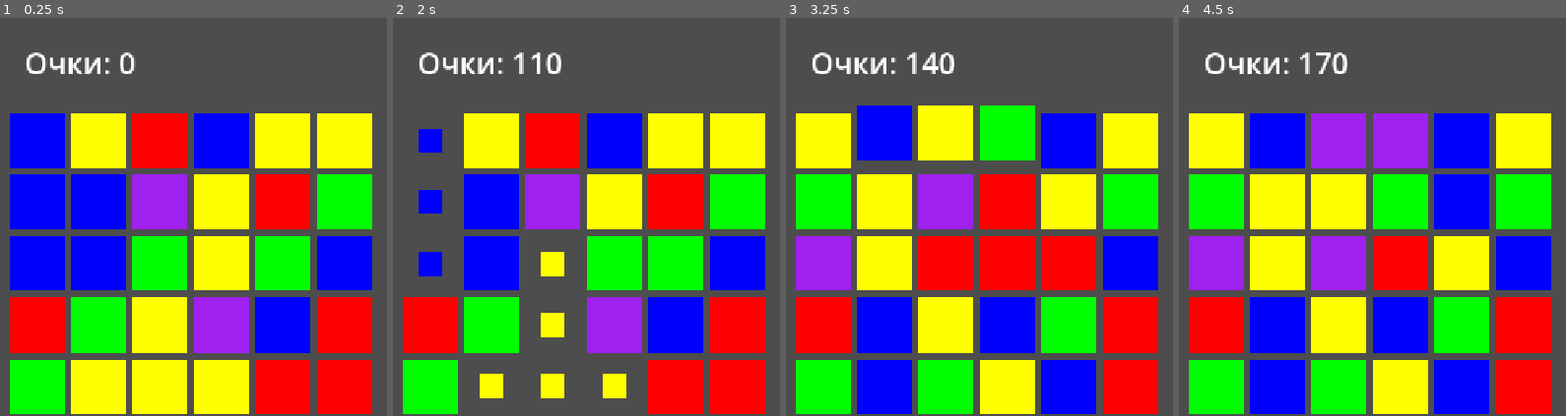
Above: before the commit, frames 1-4 (left to right).
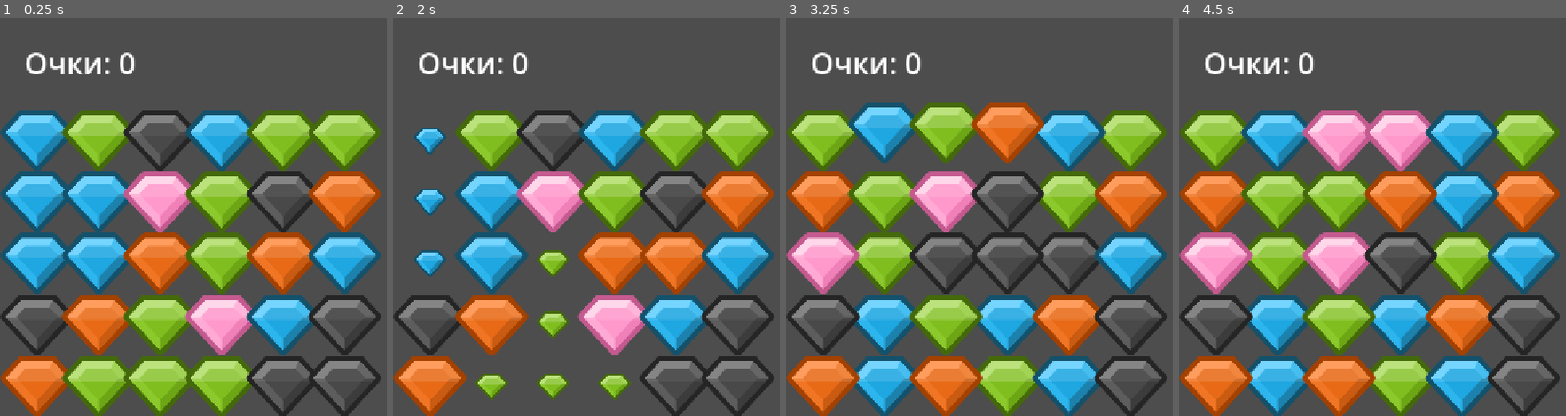
Above: after the commit, the same moments.

Repository: Smolenskiy17/match-farm
Game: Godot game, scene res://scenes/main.tscn
Same seed, same stepped clock (60 frames per second), same inputs: the game is played once before the commit and once after it.
Inputs (mouse positions are in pixels of both pictures, inside the frame that each line leads up to):
- Up to frame 1 (0.25 s): no input
- Up to frame 2 (2 s): tap Enter at 0.5 s; move the mouse to (outside the picture) at 0.52 s; click (outside the picture) at 0.67 s; tap Space at 1.25 s; drag from (629, 236) to (431, 141) at 1.27 s
- Up to frame 3 (3.25 s): move the mouse to (outside the picture) at 2.02 s; click (outside the picture) at 2.17 s; drag from (1142, 296) to (944, 388) at 2.77 s
- Up to frame 4 (4.5 s): move the mouse to (outside the picture) at 3.52 s; click (outside the picture) at 3.67 s; tap Enter at 4.25 s; drag from (1337, 157) to (1461, 264) at 4.27 s

The runs differ from the first frame. In frame 1, 64% of the frame differs, in the area x 0-99%, y 23-100%; in frame 2, 51%; in frame 3, 65%, in the area x 0-99%, y 8-100%; in frame 4, 65%.

Commit message:
Weekend 3: sprites, sounds, particles, result screen, GameData

Diff:
--- a/scenes/board.gd
+++ b/scenes/board.gd
@@ -5,7 +5,8 @@
 const BOARD_OFFSET := Vector2(60, 200)
 
 const TILE_SCENE = preload("res://scenes/Tile.tscn")
-
+@onready var match_sound: AudioStreamPlayer = $MatchSound
+@onready var swap_sound: AudioStreamPlayer = $SwapSound
 var grid: Array = []
 
 var selected_tile: Tile = null
@@ -95,6 +96,8 @@
 	tween.tween_property(a, "position", _grid_to_pixel(to), 0.15)
 	tween.tween_property(b, "position", _grid_to_pixel(from), 0.15)
 	await tween.finished
+
+	swap_sound.play()
 
 	if _has_match_at(from) or _has_match_at(to):
 		await _resolve_matches()
@@ -150,7 +153,7 @@
 	# Считаем очки (10 за фишку)
 	score += to_remove.size() * 10
 	print("Очки: ", score)
-
+	match_sound.play()
 	# Анимация удаления
 	for tile in to_remove:
 		var tween := create_tween()
--- a/scenes/board.tscn
+++ b/scenes/board.tscn
@@ -1,6 +1,14 @@
 [gd_scene format=3 uid="uid://c7w01lsqbl1gh"]
 
 [ext_resource type="Script" uid="uid://s1oadurs02cf" path="res://scenes/board.gd" id="1_bw3vb"]
+[ext_resource type="AudioStream" uid="uid://cba2mwx0rd6je" path="res://assets/sounds/match.wav" id="2_nglv8"]
+[ext_resource type="AudioStream" uid="uid://dyqmybuj73dif" path="res://assets/sounds/swap.wav" id="3_fv4ni"]
 
 [node name="Board" type="Node2D" unique_id=1897329013]
 script = ExtResource("1_bw3vb")
+
+[node name="MatchSound" type="AudioStreamPlayer" parent="." unique_id=1789516672]
+stream = ExtResource("2_nglv8")
+
+[node name="SwapSound" type="AudioStreamPlayer" parent="." unique_id=371052731]
+stream = ExtResource("3_fv4ni")
--- a/scenes/main.tscn
+++ b/scenes/main.tscn
@@ -1,14 +1,12 @@
 [gd_scene format=3 uid="uid://coblxxjal60q7"]
 
 [ext_resource type="PackedScene" uid="uid://c7w01lsqbl1gh" path="res://scenes/board.tscn" id="1_o5qli"]
-[ext_resource type="Script" uid="uid://5wfkja0hkfq3" path="res://scripts/UI.gd" id="2_0wfyh"]
 
 [node name="Main" type="Node2D" unique_id=1193126338]
 
 [node name="Board" parent="." unique_id=1897329013 instance=ExtResource("1_o5qli")]
 
 [node name="UI" type="CanvasLayer" parent="." unique_id=1686041410]
-script = ExtResource("2_0wfyh")
 
 [node name="ScoreLabel" type="Label" parent="UI" unique_id=940841669]
 offset_left = 40.0
--- a/scenes/tile.gd
+++ b/scenes/tile.gd
@@ -6,15 +6,18 @@
 
 @onready var sprite: Sprite2D = $Sprite
 
-const COLORS = [
-	Color.RED, Color.BLUE, Color.GREEN, Color.YELLOW, Color.PURPLE
+const TEXTURES = [
+	preload("res://assets/tiles/tile_0.png"),
+	preload("res://assets/tiles/tile_1.png"),
+	preload("res://assets/tiles/tile_5.png"),
+	preload("res://assets/tiles/tile_3.png"),
+	preload("res://assets/tiles/tile_6.png"),
+	preload("res://assets/tiles/tile_7.png"),
+	preload("res://assets/tiles/tile_8.png"),
 ]
 
 func setup(p_type: int, p_grid_pos: Vector2i) -> void:
 	type = p_type
 	grid_pos = p_grid_pos
-	sprite.modulate = COLORS[type]
-	if sprite.texture == null:
-		var img := Image.create(90, 90, false, Image.FORMAT_RGBA8)
-		img.fill(Color.WHITE)
-		sprite.texture = ImageTexture.create_from_image(img)
+	sprite.texture = TEXTURES[type]
+	sprite.modulate = Color.WHITE  # убираем цветной оттенок
--- a/scenes/tile.tscn
+++ b/scenes/tile.tscn
@@ -1,6 +1,7 @@
 [gd_scene format=3 uid="uid://cuijuyafoijkt"]
 
 [ext_resource type="Script" uid="uid://cmwca0cd2nr4m" path="res://scenes/tile.gd" id="1_3dk36"]
+[ext_resource type="Texture2D" uid="uid://cct00ae033853" path="res://assets/tiles/tile_0.png" id="2_ywnoi"]
 
 [sub_resource type="RectangleShape2D" id="RectangleShape2D_4pq2v"]
 size = Vector2(90, 90)
@@ -9,6 +10,8 @@
 script = ExtResource("1_3dk36")
 
 [node name="Sprite" type="Sprite2D" parent="." unique_id=1702622058]
+scale = Vector2(0.8, 0.8)
+texture = ExtResource("2_ywnoi")
 
 [node name="Hitbox" type="Area2D" parent="." unique_id=562270545]
 
Not shown, added: assets/sounds/match.wav.import
Not shown, added: assets/sounds/swap.wav.import
Binary file added: assets/tiles/tile_0.png
Not shown, added: assets/tiles/tile_0.png.import
Binary file added: assets/tiles/tile_1.png
Not shown, added: assets/tiles/tile_1.png.import
Binary file added: assets/tiles/tile_3.png
Not shown, added: assets/tiles/tile_3.png.import
Binary file added: assets/tiles/tile_4.png
Not shown, added: assets/tiles/tile_4.png.import
Binary file added: assets/tiles/tile_5.png
Not shown, added: assets/tiles/tile_5.png.import
(and 8 more such lines)
